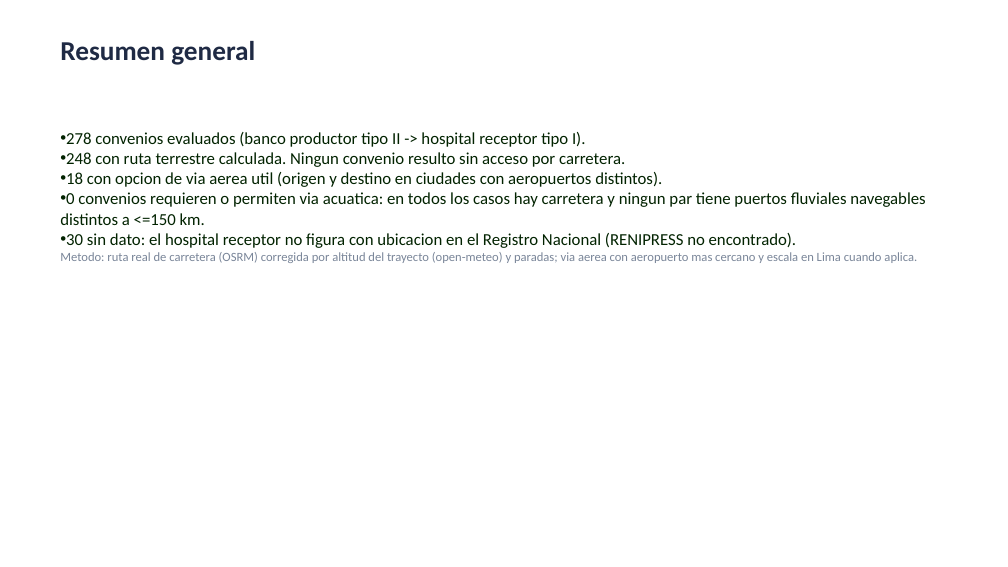
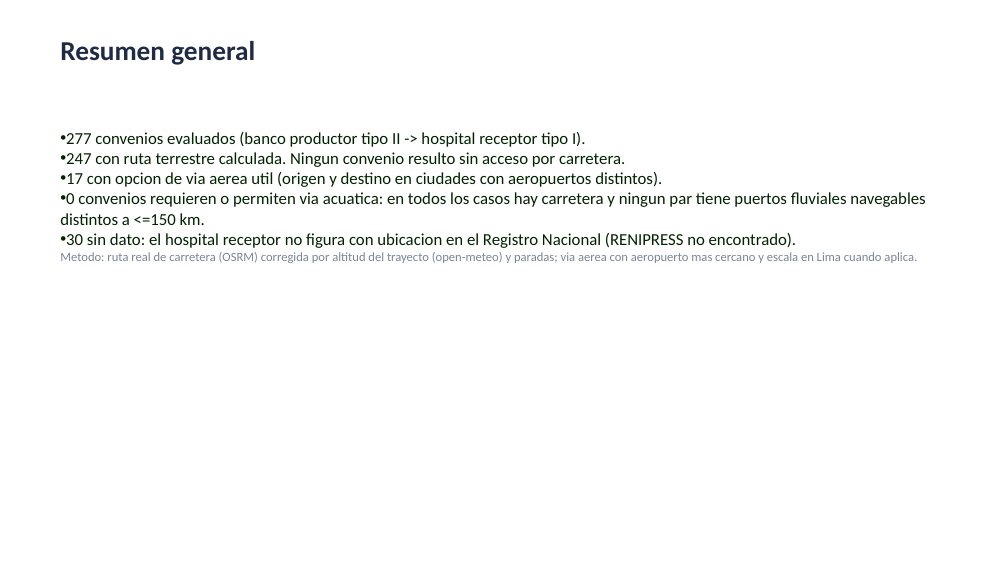
Before and after one commit to rojasarca-code/geolocalizacion-bancos-sangre-diban, a slide deck: slide 2 of datos/Resumen_tiempos_convenios_BS.pptx. Drawn at 1008x567 pixels with LibreOffice and Linux fonts; fonts in the diff are those of the drawing. Boxes give left, top, right and bottom in pixels: in the first picture for what was removed or moved away, otherwise in the second. Text is boxed around its words. In the diff, an @@ line names an element or a change of style, - is before the commit and + after.

```diff
--- a/datos/Resumen_tiempos_convenios_BS.pptx
+++ b/datos/Resumen_tiempos_convenios_BS.pptx
@@ text at (66, 132, 662, 187): text changed @@
-• 278 convenios evaluados (banco productor tipo II -> hospital receptor tipo I).
-• 248 con ruta terrestre calculada. Ningun convenio resulto sin acceso por carretera.
-• 18 con opcion de via aerea util (origen y destino en ciudades con aeropuertos distintos).
+• 277 convenios evaluados (banco productor tipo II -> hospital receptor tipo I).
+• 247 con ruta terrestre calculada. Ningun convenio resulto sin acceso por carretera.
+• 17 con opcion de via aerea util (origen y destino en ciudades con aeropuertos distintos).
```
Also in this commit, not shown: 6 other slides changed, 5 other files.
